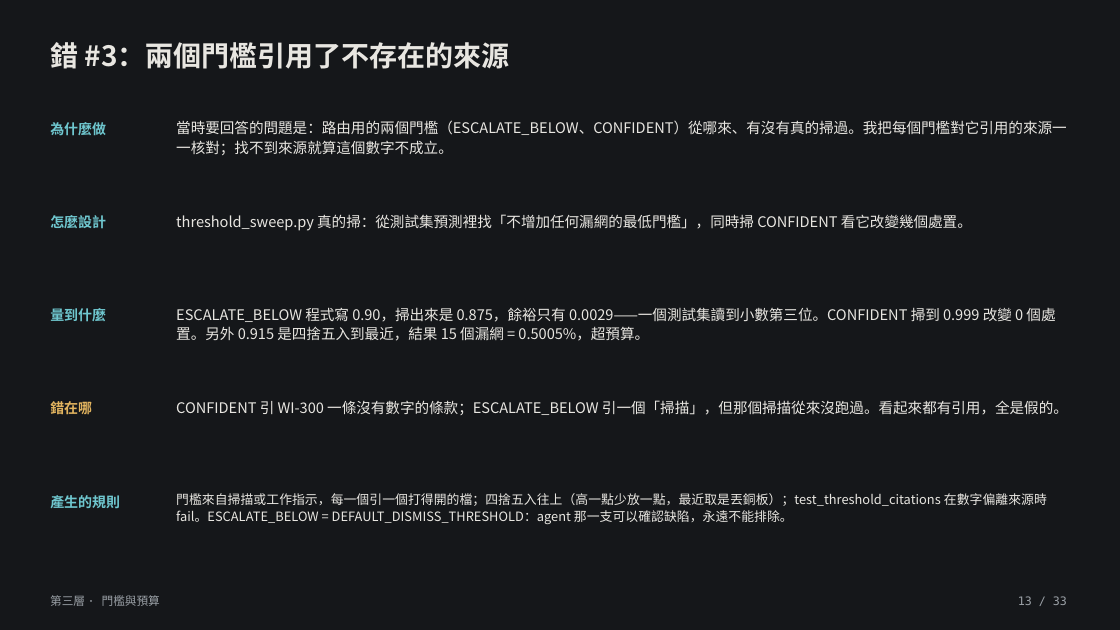
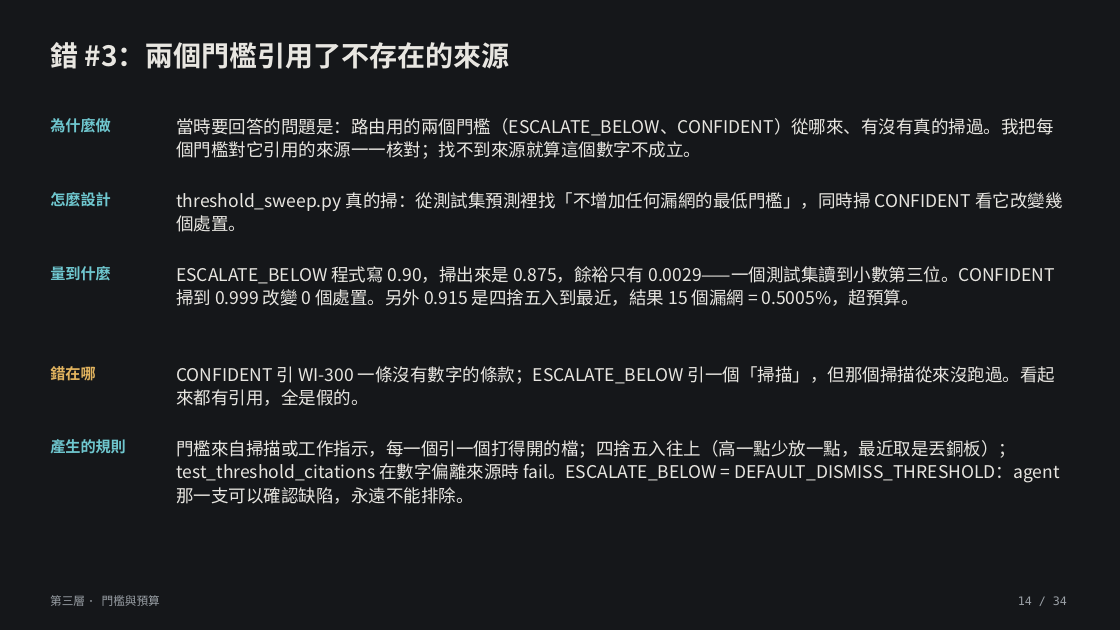
Before and after one commit to lin891020/aoi-agent, a slide deck: slide 14 of docs/deck/aoi-agent-journey.zh-TW.pptx (slide 13 before the commit). Drawn at 1120x630 pixels with LibreOffice and Linux fonts; fonts in the diff are those of the drawing. Boxes give left, top, right and bottom in pixels: in the first picture for what was removed or moved away, otherwise in the second. Text is boxed around its words. In the diff, an @@ line names an element or a change of style, - is before the commit and + after.

```diff
--- a/docs/deck/aoi-agent-journey.zh-TW.pptx
+++ b/docs/deck/aoi-agent-journey.zh-TW.pptx
@@ text "怎麼設計": place and size @@
-text "怎麼設計" at box(50, 215, 106, 228)
+text "怎麼設計" at box(50, 192, 111, 207)
@@ text "threshold_sweep.py 真的掃：從測試集預測裡找「不增加任何漏網的最低門檻」，同時掃 CONFIDENT  ...": place and size @@
-text "threshold_sweep.py 真的掃：從測試集預測裡找「不增加任何漏網的最低門檻」，同時掃 CONFIDENT  ..." at box(176, 214, 972, 231)
+text "threshold_sweep.py 真的掃：從測試集預測裡找「不增加任何漏網的最低門檻」，同時掃 CONFIDENT  ..." at box(176, 192, 1062, 232)
@@ text "量到什麼": place and size @@
-text "量到什麼" at box(50, 308, 106, 321)
+text "量到什麼" at box(50, 266, 111, 281)
@@ text "ESCALATE_BELOW 程式寫 0.90，掃出來是 0.875，餘裕只有 0.0029——一個測試集讀到小數第三位 ...": place and size @@
-text "ESCALATE_BELOW 程式寫 0.90，掃出來是 0.875，餘裕只有 0.0029——一個測試集讀到小數第三位 ..." at box(176, 307, 1055, 341)
+text "ESCALATE_BELOW 程式寫 0.90，掃出來是 0.875，餘裕只有 0.0029——一個測試集讀到小數第三位 ..." at box(176, 266, 1055, 306)
@@ size 12 to 13 pt in 5 elements at box(50, 118, 111, 133), box(50, 266, 111, 281), box(50, 439, 126, 454), box(50, 192, 111, 207), box(50, 363, 95, 383) @@
@@ text "錯在哪": place and size @@
-text "錯在哪" at box(50, 401, 92, 414)
+text "錯在哪" at box(50, 363, 95, 383)
@@ size 12.5 to 15 pt; line spacing 1.1 to 1.12 in 4 elements at box(176, 118, 1054, 159), box(176, 192, 1062, 232), box(176, 266, 1055, 306), box(176, 366, 1055, 406) @@
@@ text "CONFIDENT 引 WI-300 一條沒有數字的條款；ESCALATE_BELOW 引一個「掃描」，但那個掃描從來沒 ...": place and size @@
-text "CONFIDENT 引 WI-300 一條沒有數字的條款；ESCALATE_BELOW 引一個「掃描」，但那個掃描從來沒 ..." at box(176, 400, 1068, 415)
+text "CONFIDENT 引 WI-300 一條沒有數字的條款；ESCALATE_BELOW 引一個「掃描」，但那個掃描從來沒 ..." at box(176, 366, 1055, 406)
@@ text "產生的規則": place and size @@
-text "產生的規則" at box(50, 495, 120, 508)
+text "產生的規則" at box(50, 439, 126, 454)
@@ text "門檻來自掃描或工作指示，每一個引一個打得開的檔；四捨五入往上（高一點少放一點，最近取是丟銅板）；test_thresho ...": place and size @@
-text "門檻來自掃描或工作指示，每一個引一個打得開的檔；四捨五入往上（高一點少放一點，最近取是丟銅板）；test_thresho ..." at box(176, 493, 1047, 524)
+text "門檻來自掃描或工作指示，每一個引一個打得開的檔；四捨五入往上（高一點少放一點，最近取是丟銅板）；test_thresho ..." at box(176, 440, 1059, 504)
@@ text "門檻來自掃描或工作指示，每一個引一個打得開的檔；四捨五入往上（高一點少放一點，最近取是丟銅板）；test_thresho ..." at box(176, 440, 1059, 504): size 11 to 15 pt; line spacing 1.1 to 1.12 @@
@@ text at box(1018, 596, 1067, 605): text changed @@
-13 / 33
+14 / 34
```
Also in this commit, not shown: 31 other slides changed, 2 slides added, 1 slide removed, 8 other files.
